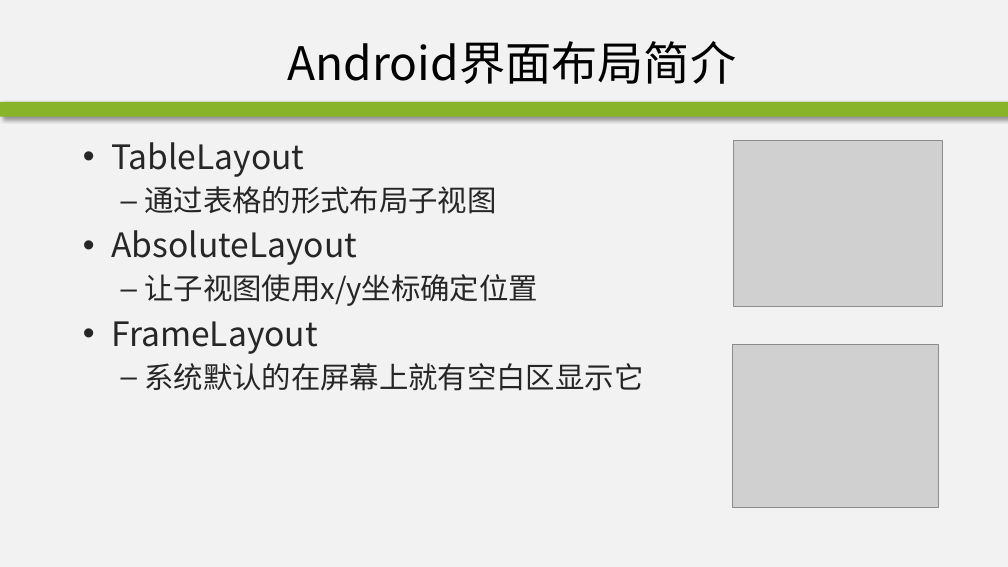
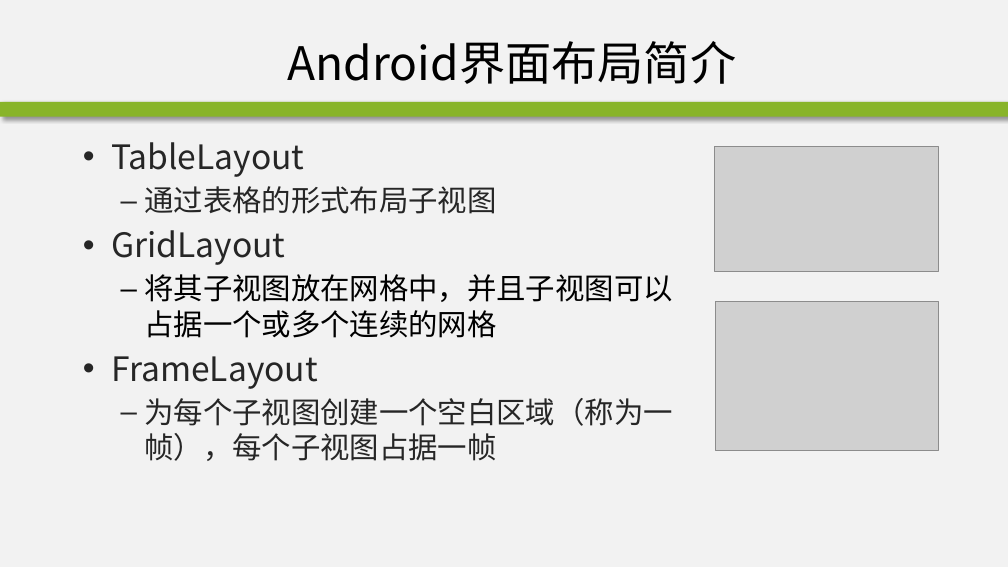
Before and after one commit to edu2act/course-android, a slide deck: slide 10 of materials/slides/ch02-2.pptx. Drawn at 1008x567 pixels with LibreOffice and Linux fonts; fonts in the diff are those of the drawing; grey boxes stand for pictures; background and template pictures are left out. Boxes give left, top, right and bottom in pixels: in the first picture for what was removed or moved away, otherwise in the second. Text is boxed around its words. In the diff, an @@ line names an element or a change of style, - is before the commit and + after.

```diff
--- a/materials/slides/ch02-2.pptx
+++ b/materials/slides/ch02-2.pptx
@@ picture: place and size @@
-picture at bbox=[734, 141, 942, 306]
+picture at bbox=[715, 147, 938, 271]
@@ text at bbox=[111, 230, 672, 338]: text changed; text colour #262626 to #000000 @@
-• AbsoluteLayout
-  – 让子视图使用x/y坐标确定位置
+• GridLayout
+  – 将其子视图放在网格中，并且子视图可以占据一个或多个连续的网格
@@ picture added at bbox=[715, 302, 938, 451] @@
@@ picture removed at bbox=[733, 345, 938, 507] @@
@@ text at bbox=[144, 398, 672, 461]: text changed @@
-  – 系统默认的在屏幕上就有空白区显示它
+  – 为每个子视图创建一个空白区域（称为一帧），每个子视图占据一帧
```
Also in this commit, not shown: 21 other slides changed, 5 slides added, 6 slides removed, 1 other file.
